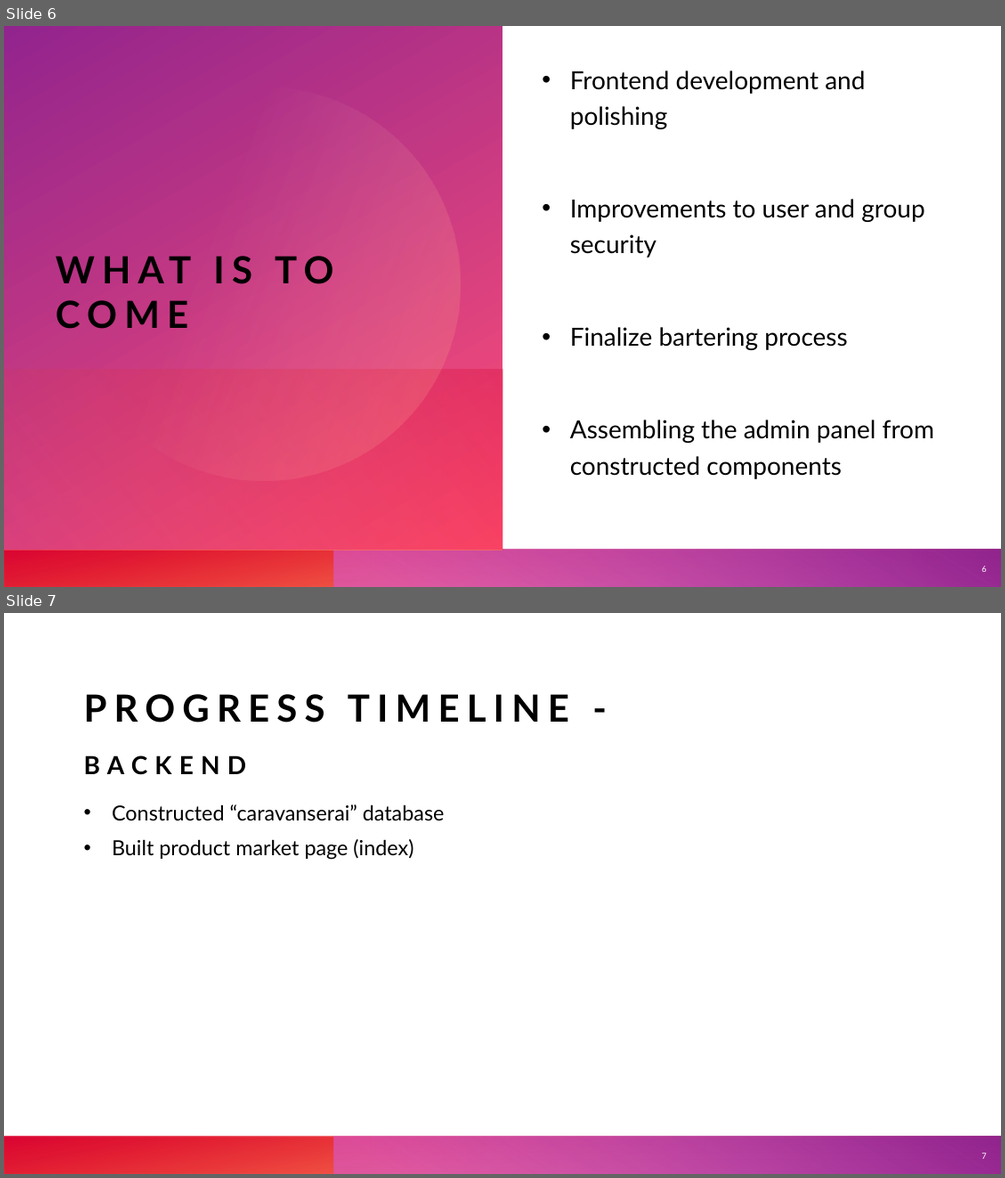
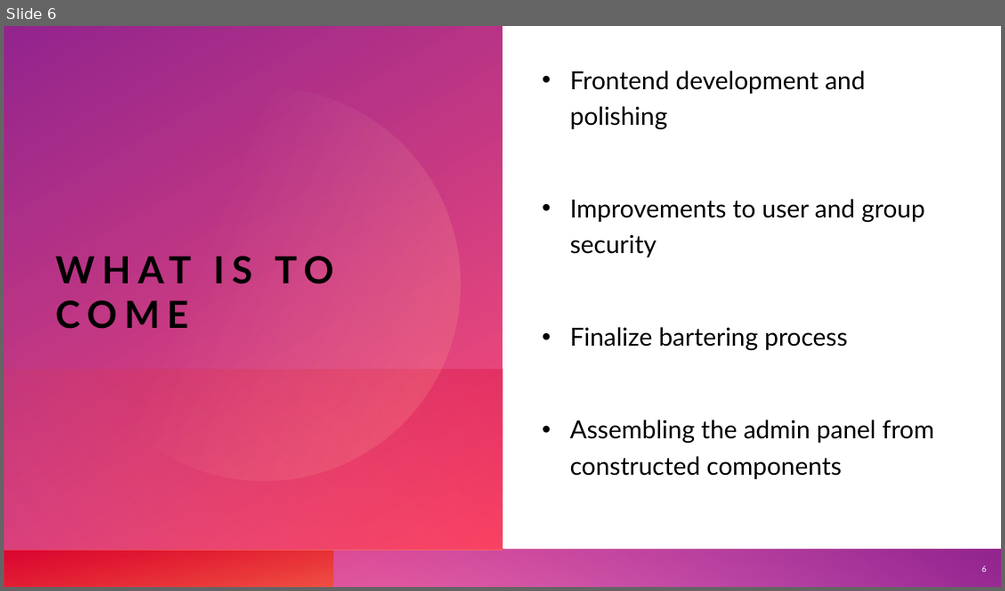
Before and after one commit to cart7982/CaravanSeraiCS360, a slide deck: CaravanSeraiCS360/Presentations/Caravanserai.pptx. Shown one above the other, each under a label of ours: slides 6 and 7 before the commit, slide 6 after it. The pictures are 1005x1178 and 1005x591 pixels, drawn with LibreOffice and Linux fonts; fonts in the diff are those of the drawing. Boxes give left, top, right and bottom in pixels: in the first picture for what was removed or moved away, otherwise in the second. Text is boxed around its words. In the diff, an @@ line names an element or a change of style, - is before the commit and + after.

```diff
--- a/CaravanSeraiCS360/Presentations/Caravanserai.pptx
+++ b/CaravanSeraiCS360/Presentations/Caravanserai.pptx
@@ slide 7 removed at [4, 613, 1001, 1174], background #FFFFFF; not listed: 4 template elements that a slide beside it also shows @@
@@ title removed at [84, 694, 569, 722] @@
-PROGRESS TIMELINE -
@@ text removed at [84, 755, 247, 775] @@
-BACKEND
@@ text removed at [112, 804, 445, 860] @@
-• Constructed “caravanserai” database
-• Built product market page (index)
@@ page number removed at [981, 1152, 986, 1159] @@
-7
```
Also in this commit, not shown: 1 slide changed.
